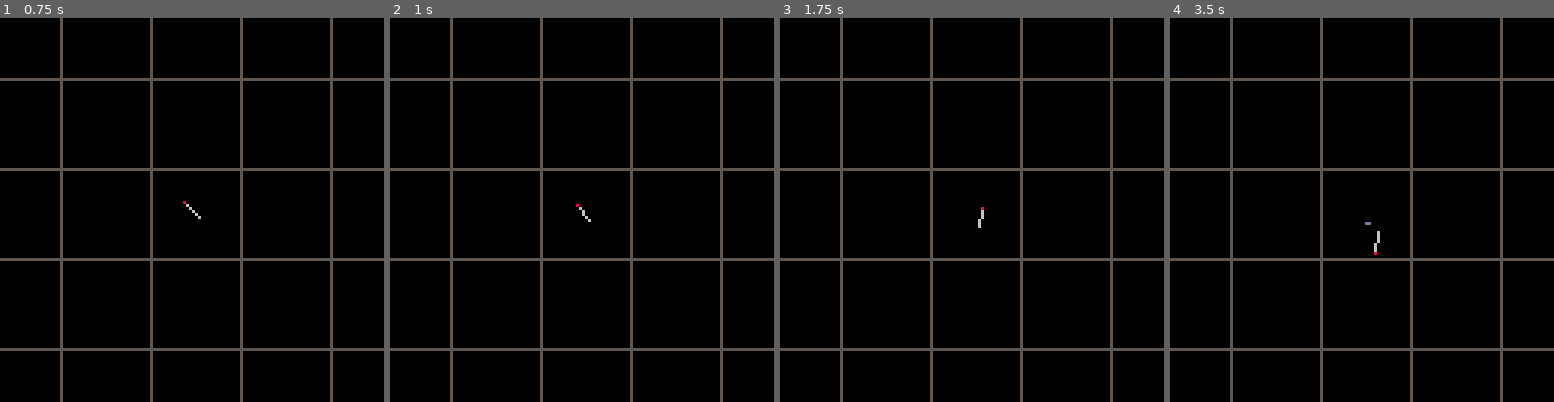
Above: before the commit, frames 1-4 (left to right).
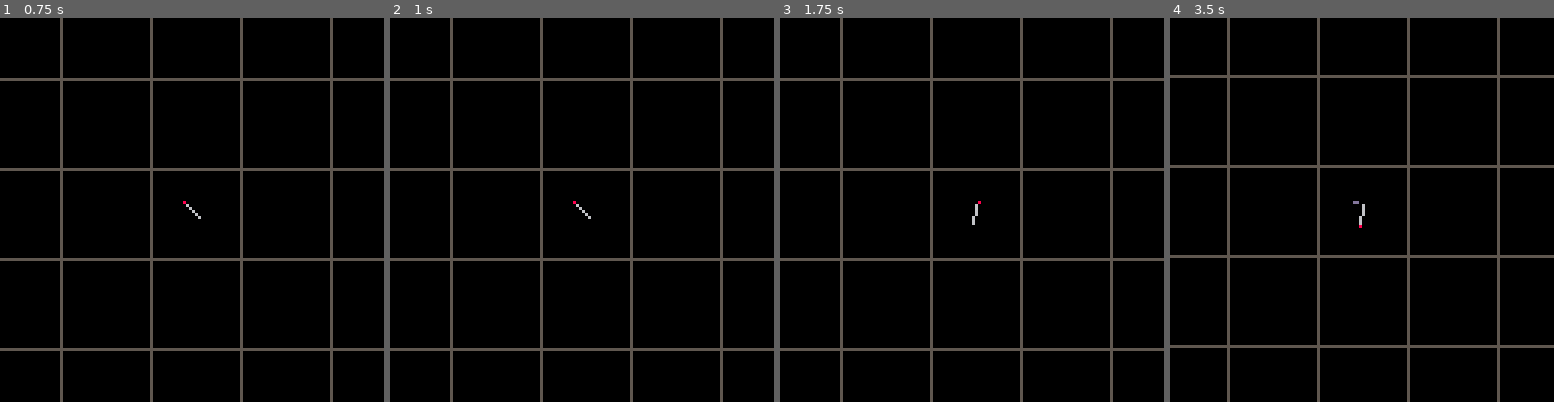
Above: after the commit, the same moments.

Repository: hlship/pico-8
Game: PICO-8 cartridge escape-clause.p8
The game is run twice, just before and just after one commit, with the same random seed, the same clock (stepped at 60 frames per second) and the same inputs.
Inputs:
- Up to frame 1 (0.75 s): tap X (X key) at 0.33 s; tap O (Z key) at 0.7 s
- Up to frame 2 (1 s): no input
- Up to frame 3 (1.75 s): tap X (X key) at 1.07 s; hold Right from 1.6 s (still down); tap O (Z key) at 1.7 s
- Up to frame 4 (3.5 s): tap X (X key) at 1.85, 2.97 s; release Right at 2.1 s; tap O (Z key) every 0.4 s from 2.1 to 3.3 s; hold Right 2.47-3.03 s; hold Left from 3.08 s (still down)

Frame 1 is identical in both runs. In frame 2, less than 0.1% of the frame differs, in the area x 47-53%, y 47-54%; in frame 3, less than 0.1%; in frame 4, 12%, in the area x 0-100%, y 0-100%.

Commit message:
have camera track the ship

Diff:
--- a/escape-clause.p8
+++ b/escape-clause.p8
@@ -65,20 +65,28 @@
     return r, atan2(rx, ry)
 end
 
+
+-- The camera moves to follow the ship, the camera will try
+-- adto keep the ship centered
+viewtrack = {x = 0, y = 0}
+
 -- x,y screen location
 -- pgap used to track how often to emit a thrust particle
 -- speed pixels/second in direction d
 -- r angle of movement
--- d angle of direction
+-- d angle of direction (way ship is pointing)
 ship = {x = 64, y = 64, pgap = 0, d = .87, speed = 0}
 
 rotspeed = 1 / 60 -- 1 second for full rotation
+thrustpower = .5
 
 function ship:update()
 
     if (btn(➡️)) self.d -= rotspeed
     if (btn(⬅️)) self.d += rotspeed
     local thrust = btn(❎)
+
+    if (btn(🅾️)) self.speed = 0
 
     -- Constrain d angle to 0..1
     -- may not be necessary
@@ -87,7 +95,7 @@
     if (self.d<0) self.d += 1
 
     if thrust then
-        self.speed, self.r = add_vectors(self.speed, self.r, .5, self.d)
+        self.speed, self.r = add_vectors(self.speed, self.r, thrustpower, self.d)
     end
 
     --  speed is pixels / frame
@@ -130,22 +138,32 @@
     add(sprites, ship)
 end
 
+track_speed = .025
+
 function _update60()
     update_all(particles)
     update_all(sprites)
 
-    show_grid = not show_grid
+    -- Have the view track the ship
+    viewtrack.x = lerp(viewtrack.x, ship.x - 64, track_speed)
+    viewtrack.y = lerp(viewtrack.y, ship.y - 64, track_speed)
 end
 
 show_grid = false
 
 function _draw()
     cls()
+
+    camera(viewtrack.x, viewtrack.y)
+
     color(5)
+
     for i = -1000, 1000, 30 do
         line(i, -1000, i, 1000)
         line(-1000, i, 1000, i)
     end
+
+
     draw_all(particles)
     draw_all(sprites)
 end
